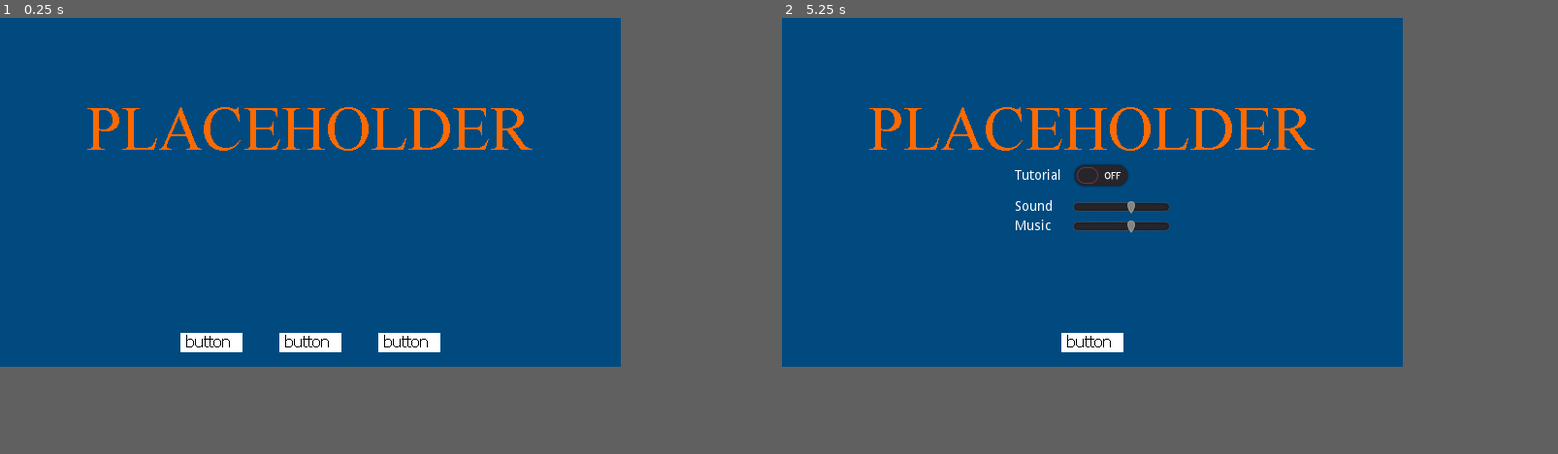
Above: before the commit, frames 1-2 (left to right).
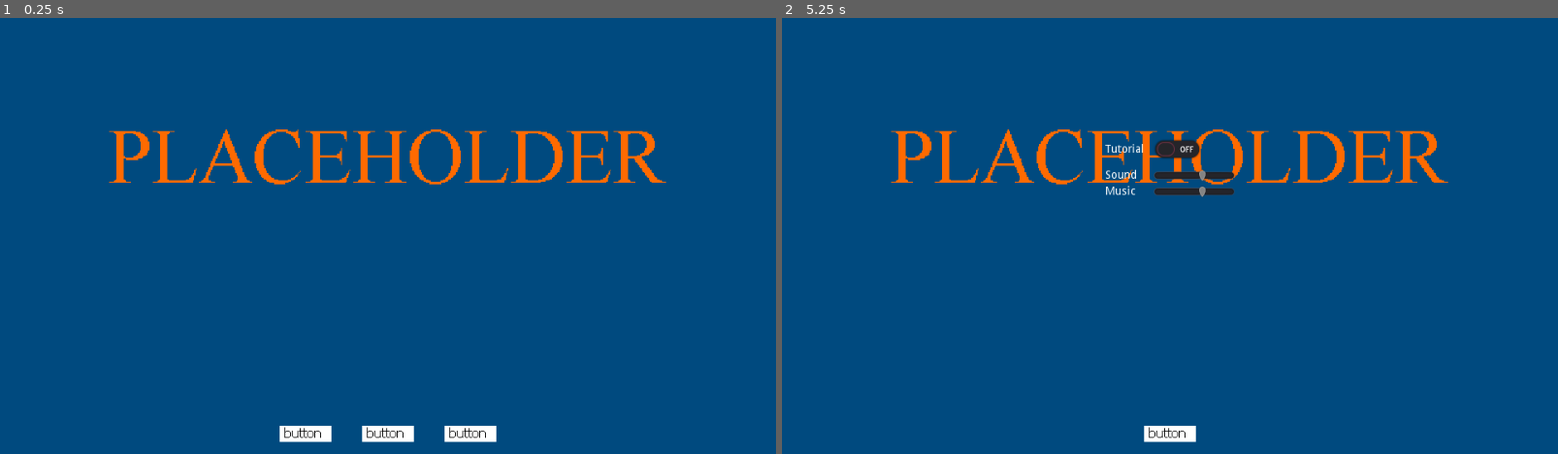
Above: after the commit, the same moments.

Repository: alpacanumerals/LD51
Game: Godot game, scene res://Title.tscn
Same seed, same stepped clock (60 frames per second), same inputs: the game is played once before the commit and once after it.
Inputs (mouse positions are in pixels of both pictures, inside the frame that each line leads up to; where the layout moved, square brackets give the same spot in the first picture):
- Up to frame 1 (0.25 s): no input
- Up to frame 2 (5.25 s): click (1030, 349) [991, 340] at 0.5 s; click (1030, 349) [991, 340] at 1.25 s; click (1154, 349) [1193, 340] at 2 s; click (1154, 349) [1193, 340] at 2.75 s; click (1030, 349) [991, 340] at 3.5 s; click (1154, 349) [1193, 340] at 4.25 s; click (1092, 349) [1092, 340] at 5 s
In our replay, the window is 640x360 before the commit and 800x450 after it. These sizes can differ from the game's own. Grey fills any space a smaller window leaves; there, only what the larger window draws over its background counts as a difference.

The runs differ from the first frame. In frame 1, 5.7% of the frame differs, in the area x 11-86%, y 20-98%; in frame 2, 5.9%.

Commit message:
960 x 540

Diff:
--- a/Title.tscn
+++ b/Title.tscn
@@ -22,28 +22,28 @@
 rect_min_size = Vector2( 610, 330 )
 
 [node name="VBoxContainer" type="VBoxContainer" parent="MarginContainer"]
-margin_right = 610.0
-margin_bottom = 330.0
+margin_right = 930.0
+margin_bottom = 510.0
 rect_min_size = Vector2( 610, 330 )
 
 [node name="TitleImage" type="TextureRect" parent="MarginContainer/VBoxContainer"]
-margin_right = 610.0
+margin_right = 930.0
 
 [node name="Control" type="Control" parent="MarginContainer/VBoxContainer"]
 margin_top = 4.0
-margin_right = 610.0
-margin_bottom = 306.0
+margin_right = 930.0
+margin_bottom = 486.0
 size_flags_horizontal = 3
 size_flags_vertical = 3
 
 [node name="CenterContainer" type="CenterContainer" parent="MarginContainer/VBoxContainer"]
-margin_top = 310.0
-margin_right = 610.0
-margin_bottom = 330.0
+margin_top = 490.0
+margin_right = 930.0
+margin_bottom = 510.0
 
 [node name="HBoxContainer" type="HBoxContainer" parent="MarginContainer/VBoxContainer/CenterContainer"]
-margin_left = 171.0
-margin_right = 439.0
+margin_left = 331.0
+margin_right = 599.0
 margin_bottom = 20.0
 
 [node name="NewGameButton" type="TextureButton" parent="MarginContainer/VBoxContainer/CenterContainer/HBoxContainer"]
--- a/project.godot
+++ b/project.godot
@@ -21,8 +21,8 @@
 
 [display]
 
-window/size/width=640
-window/size/height=360
+window/size/width=960
+window/size/height=540
 window/stretch/mode="viewport"
 
 [input]
Binary file changed: art/placehold.png
